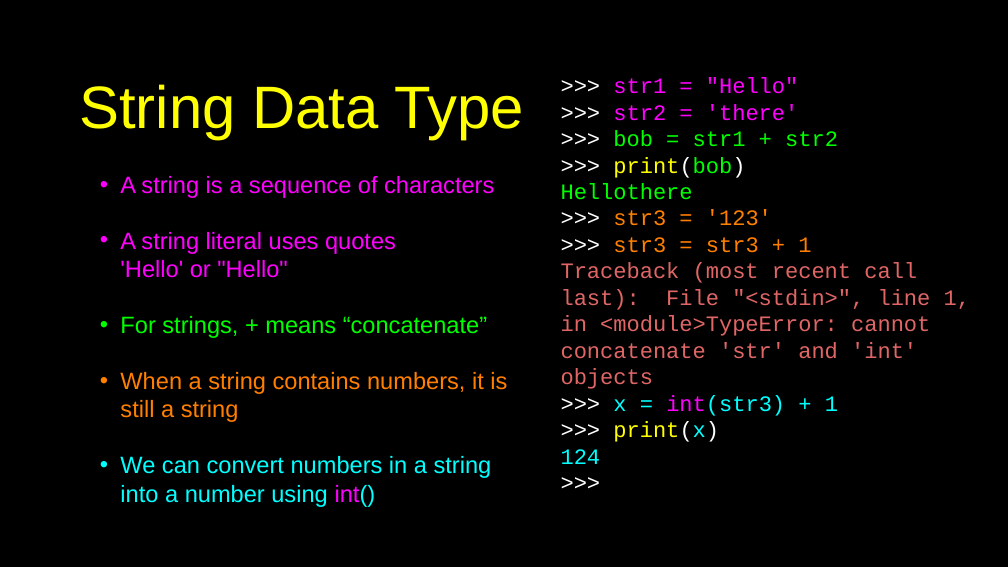
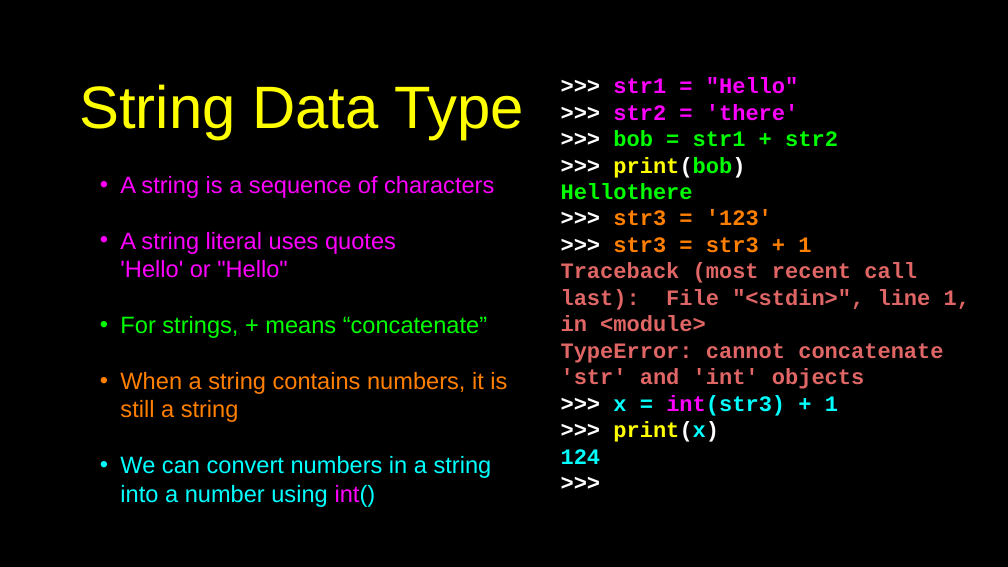
Before and after one commit to csev/py4e, a slide deck: slide 2 of lectures3/Pythonlearn-06-Strings.pptx. Drawn at 1008x567 pixels with LibreOffice and Linux fonts; fonts in the diff are those of the drawing. Boxes give left, top, right and bottom in pixels: in the first picture for what was removed or moved away, otherwise in the second. Text is boxed around its words. In the diff, an @@ line names an element or a change of style, - is before the commit and + after.

```diff
--- a/lectures3/Pythonlearn-06-Strings.pptx
+++ b/lectures3/Pythonlearn-06-Strings.pptx
@@ text at box(561, 77, 838, 464): bold on in ">>> str1 = "Hello"", ">>> str2 = 'there'", ">>> bob = str1 + str2", ">>> print(bob)" and 7 more places @@
@@ text at box(561, 263, 970, 389): text changed; bold on @@
-Traceback (most recent call last): File "<stdin>", line 1, in <module>TypeError: cannot concatenate 'str' and 'int' objects
+Traceback (most recent call last): File "<stdin>", line 1, in <module>
+TypeError: cannot concatenate 'str' and 'int' objects
```
Also in this commit, not shown: 26 other slides changed, 4 other files.
